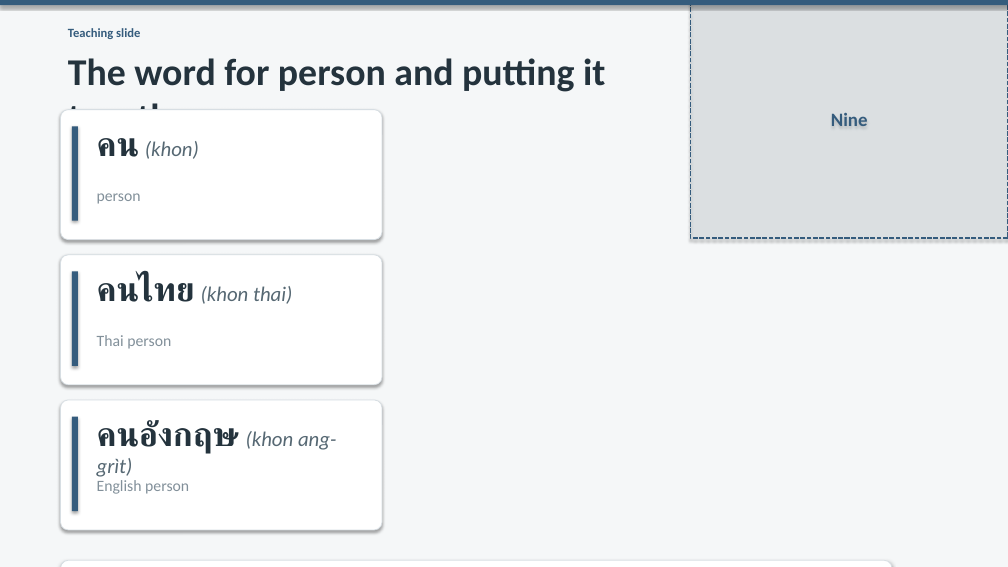
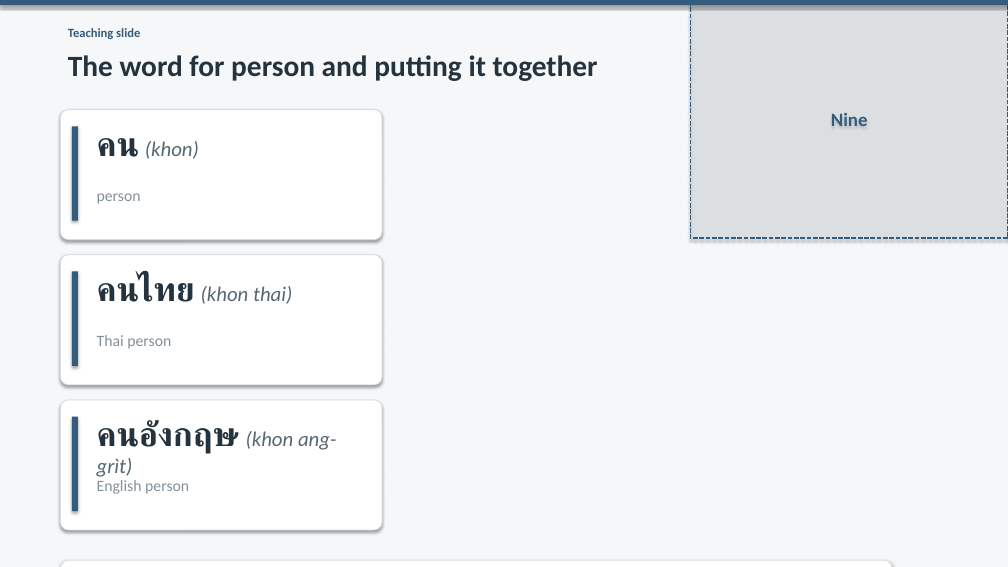
Before and after one commit to OTFTCS/thai-nine, a slide deck: slide 5 of course/modules/M01/L002/M01-L002-deck.pptx. Drawn at 1008x567 pixels with LibreOffice and Linux fonts; fonts in the diff are those of the drawing. Boxes give left, top, right and bottom in pixels: in the first picture for what was removed or moved away, otherwise in the second. Text is boxed around its words. In the diff, an @@ line names an element or a change of style, - is before the commit and + after.

```diff
--- a/course/modules/M01/L002/M01-L002-deck.pptx
+++ b/course/modules/M01/L002/M01-L002-deck.pptx
@@ text "The word for person and ..." at (68,55,598,81): size 36 to 28 pt @@
```
Also in this commit, not shown: 7 other slides changed, 10 other files.
